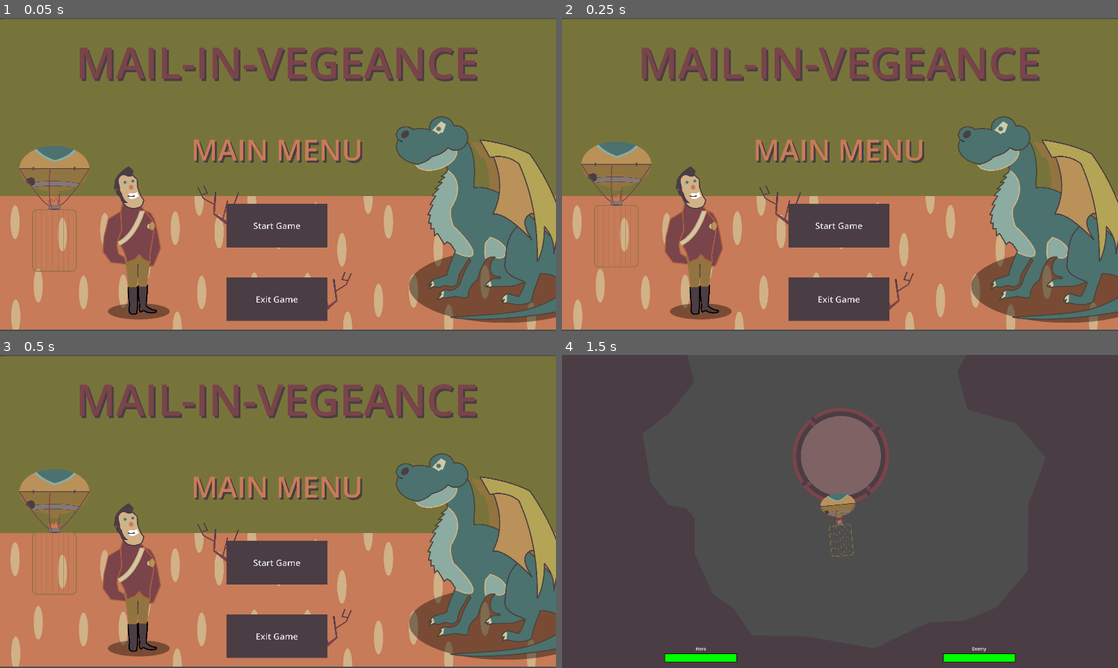
Above: before the commit, frames 1-4 (two rows, left to right).
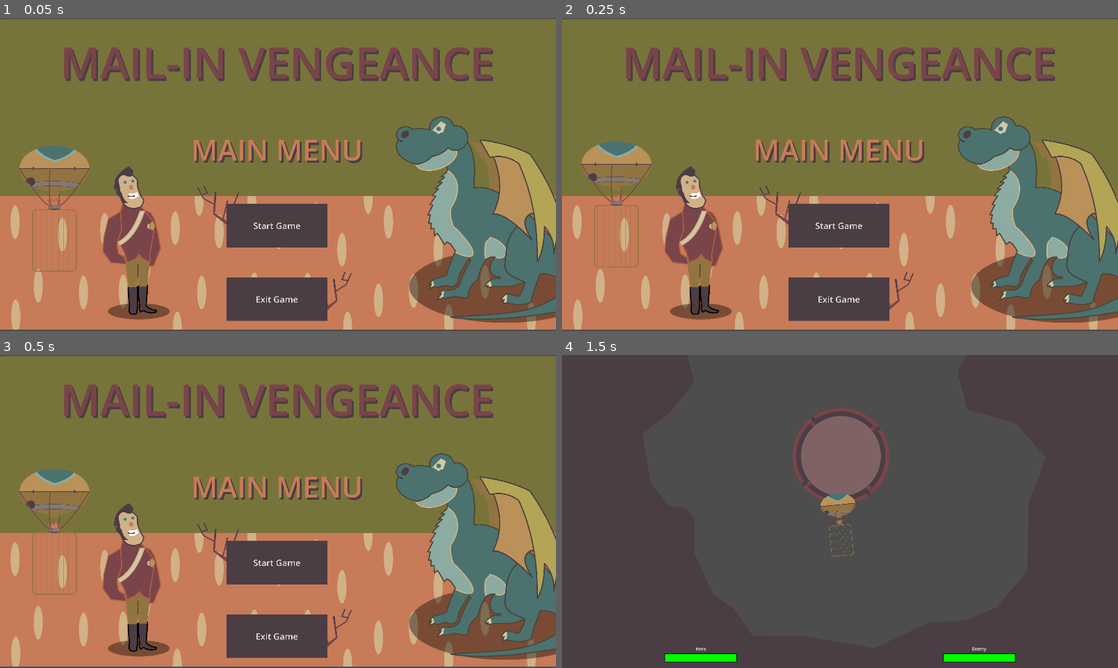
Above: after the commit, the same moments.

Repository: panorb/ludum-dare-53
Game: Godot game, scene res://world.tscn
The game is run twice, just before and just after one commit, with the same random seed, the same clock (stepped at 60 frames per second) and the same inputs.
Inputs (mouse positions are in pixels of both pictures, inside the frame that each line leads up to):
- Up to frame 1 (0.05 s): no input
- Up to frame 2 (0.25 s): no input
- Up to frame 3 (0.5 s): no input
- Up to frame 4 (1.5 s): click "Start Game" at 0.5 s; tap Enter (ui_accept) at 1.25 s; move the mouse to (962, 495) at 1.27 s; press the mouse at (962, 495) at 1.28 s

The runs differ from the first frame. In frame 1, 4.9% of the frame differs, in the area x 11-89%, y 9-21%; in frame 2, 4.9%; in frame 3, 4.9%; in frame 4, nothing differs.
Error in both runs: Cannot call method 'create_timer' on a null value. (res://world.gd:32)

Commit message:
Fix spelling of name

Diff:
--- a/godot/game/ui/main_menu.tscn
+++ b/godot/game/ui/main_menu.tscn
@@ -91,7 +91,7 @@
 theme_override_constants/shadow_offset_x = 13
 theme_override_constants/shadow_offset_y = 15
 theme_override_font_sizes/font_size = 300
-text = "MAIL-IN-VEGEANCE"
+text = "MAIL-IN VENGEANCE"
 horizontal_alignment = 1
 vertical_alignment = 1
 
